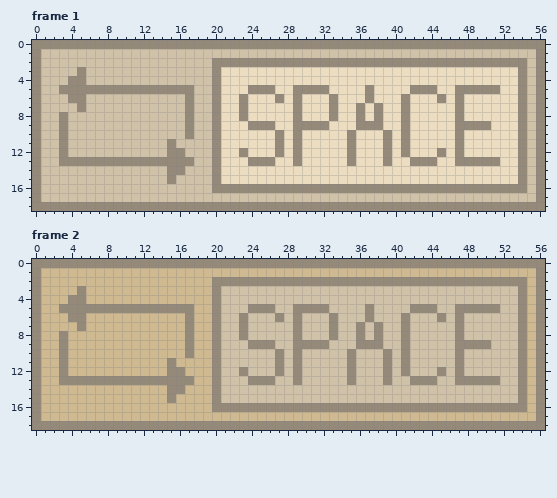
Two versions of one pixel-art file, image file/ui/deploy/deploy_button_space.aseprite. This is how it looked before the edit.
57x19 pixels, 2 frames. Shown: frame 1, frame 2.
Once edited:
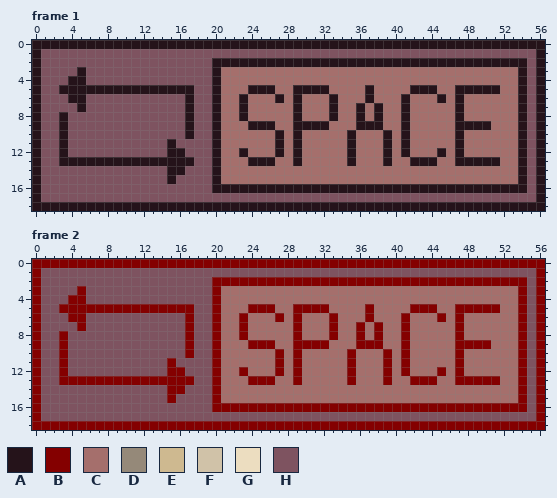
Palette (. is transparent): A #25131a  B #840000  C #a56f6c  D #958979  E #ceb990  F #d0c2a8  G #ecddc0  H #7e5360
Edits made:
--- frame 1
@@ x 0..56 @@
- 0 DDDDDDDDDDDDDDDDDDDDDDDDDDDDDDDDDDDDDDDDDDDDDDDDDDDDDDDDD
- 1 DFFFFFFFFFFFFFFFFFFFFFFFFFFFFFFFFFFFFFFFFFFFFFFFFFFFFFFFD
- 2 DFFFFFFFFFFFFFFFFFFFDDDDDDDDDDDDDDDDDDDDDDDDDDDDDDDDDDDFD
- 3 DFFFFDFFFFFFFFFFFFFFDGGGGGGGGGGGGGGGGGGGGGGGGGGGGGGGGGDFD
- 4 DFFFDDFFFFFFFFFFFFFFDGGGGGGGGGGGGGGGGGGGGGGGGGGGGGGGGGDFD
- 5 DFFDDDDDDDDDDDDDDDFFDGGGDDDGGDDDDGGGGDGGGGDDDGGDDDDDGGDFD
- 6 DFFFDDFFFFFFFFFFFDFFDGGDGGGDGDGGGDGGGDGGGDGGGDGDGGGGGGDFD
- 7 DFFFFDFFFFFFFFFFFDFFDGGDGGGGGDGGGDGGDGDGGDGGGGGDGGGGGGDFD
- 8 DFFDFFFFFFFFFFFFFDFFDGGDGGGGGDGGGDGGDGDGGDGGGGGDGGGGGGDFD
- 9 DFFDFFFFFFFFFFFFFDFFDGGGDDDGGDDDDGGGDDDGGDGGGGGDDDDGGGDFD
-10 DFFDFFFFFFFFFFFFFDFFDGGGGGGDGDGGGGGDGGGDGDGGGGGDGGGGGGDFD
-11 DFFDFFFFFFFFFFFDFFFFDGGGGGGDGDGGGGGDGGGDGDGGGGGDGGGGGGDFD
-12 DFFDFFFFFFFFFFFDDFFFDGGDGGGDGDGGGGGDGGGDGDGGGDGDGGGGGGDFD
-13 DFFDDDDDDDDDDDDDDDFFDGGGDDDGGDGGGGGDGGGDGGDDDGGDDDDDGGDFD
-14 DFFFFFFFFFFFFFFDDFFFDGGGGGGGGGGGGGGGGGGGGGGGGGGGGGGGGGDFD
-15 DFFFFFFFFFFFFFFDFFFFDGGGGGGGGGGGGGGGGGGGGGGGGGGGGGGGGGDFD
-16 DFFFFFFFFFFFFFFFFFFFDDDDDDDDDDDDDDDDDDDDDDDDDDDDDDDDDDDFD
-17 DFFFFFFFFFFFFFFFFFFFFFFFFFFFFFFFFFFFFFFFFFFFFFFFFFFFFFFFD
-18 DDDDDDDDDDDDDDDDDDDDDDDDDDDDDDDDDDDDDDDDDDDDDDDDDDDDDDDDD
+ 0 AAAAAAAAAAAAAAAAAAAAAAAAAAAAAAAAAAAAAAAAAAAAAAAAAAAAAAAAA
+ 1 AHHHHHHHHHHHHHHHHHHHHHHHHHHHHHHHHHHHHHHHHHHHHHHHHHHHHHHHA
+ 2 AHHHHHHHHHHHHHHHHHHHAAAAAAAAAAAAAAAAAAAAAAAAAAAAAAAAAAAHA
+ 3 AHHHHAHHHHHHHHHHHHHHACCCCCCCCCCCCCCCCCCCCCCCCCCCCCCCCCAHA
+ 4 AHHHAAHHHHHHHHHHHHHHACCCCCCCCCCCCCCCCCCCCCCCCCCCCCCCCCAHA
+ 5 AHHAAAAAAAAAAAAAAAHHACCCAAACCAAAACCCCACCCCAAACCAAAAACCAHA
+ 6 AHHHAAHHHHHHHHHHHAHHACCACCCACACCCACCCACCCACCCACACCCCCCAHA
+ 7 AHHHHAHHHHHHHHHHHAHHACCACCCCCACCCACCACACCACCCCCACCCCCCAHA
+ 8 AHHAHHHHHHHHHHHHHAHHACCACCCCCACCCACCACACCACCCCCACCCCCCAHA
+ 9 AHHAHHHHHHHHHHHHHAHHACCCAAACCAAAACCCAAACCACCCCCAAAACCCAHA
+10 AHHAHHHHHHHHHHHHHAHHACCCCCCACACCCCCACCCACACCCCCACCCCCCAHA
+11 AHHAHHHHHHHHHHHAHHHHACCCCCCACACCCCCACCCACACCCCCACCCCCCAHA
+12 AHHAHHHHHHHHHHHAAHHHACCACCCACACCCCCACCCACACCCACACCCCCCAHA
+13 AHHAAAAAAAAAAAAAAAHHACCCAAACCACCCCCACCCACCAAACCAAAAACCAHA
+14 AHHHHHHHHHHHHHHAAHHHACCCCCCCCCCCCCCCCCCCCCCCCCCCCCCCCCAHA
+15 AHHHHHHHHHHHHHHAHHHHACCCCCCCCCCCCCCCCCCCCCCCCCCCCCCCCCAHA
+16 AHHHHHHHHHHHHHHHHHHHAAAAAAAAAAAAAAAAAAAAAAAAAAAAAAAAAAAHA
+17 AHHHHHHHHHHHHHHHHHHHHHHHHHHHHHHHHHHHHHHHHHHHHHHHHHHHHHHHA
+18 AAAAAAAAAAAAAAAAAAAAAAAAAAAAAAAAAAAAAAAAAAAAAAAAAAAAAAAAA
--- frame 2
@@ x 0..56 @@
- 0 DDDDDDDDDDDDDDDDDDDDDDDDDDDDDDDDDDDDDDDDDDDDDDDDDDDDDDDDD
- 1 DEEEEEEEEEEEEEEEEEEEEEEEEEEEEEEEEEEEEEEEEEEEEEEEEEEEEEEED
- 2 DEEEEEEEEEEEEEEEEEEEDDDDDDDDDDDDDDDDDDDDDDDDDDDDDDDDDDDED
- 3 DEEEEDEEEEEEEEEEEEEEDFFFFFFFFFFFFFFFFFFFFFFFFFFFFFFFFFDED
- 4 DEEEDDEEEEEEEEEEEEEEDFFFFFFFFFFFFFFFFFFFFFFFFFFFFFFFFFDED
- 5 DEEDDDDDDDDDDDDDDDEEDFFFDDDFFDDDDFFFFDFFFFDDDFFDDDDDFFDED
- 6 DEEEDDEEEEEEEEEEEDEEDFFDFFFDFDFFFDFFFDFFFDFFFDFDFFFFFFDED
- 7 DEEEEDEEEEEEEEEEEDEEDFFDFFFFFDFFFDFFDFDFFDFFFFFDFFFFFFDED
- 8 DEEDEEEEEEEEEEEEEDEEDFFDFFFFFDFFFDFFDFDFFDFFFFFDFFFFFFDED
- 9 DEEDEEEEEEEEEEEEEDEEDFFFDDDFFDDDDFFFDDDFFDFFFFFDDDDFFFDED
-10 DEEDEEEEEEEEEEEEEDEEDFFFFFFDFDFFFFFDFFFDFDFFFFFDFFFFFFDED
-11 DEEDEEEEEEEEEEEDEEEEDFFFFFFDFDFFFFFDFFFDFDFFFFFDFFFFFFDED
-12 DEEDEEEEEEEEEEEDDEEEDFFDFFFDFDFFFFFDFFFDFDFFFDFDFFFFFFDED
-13 DEEDDDDDDDDDDDDDDDEEDFFFDDDFFDFFFFFDFFFDFFDDDFFDDDDDFFDED
-14 DEEEEEEEEEEEEEEDDEEEDFFFFFFFFFFFFFFFFFFFFFFFFFFFFFFFFFDED
-15 DEEEEEEEEEEEEEEDEEEEDFFFFFFFFFFFFFFFFFFFFFFFFFFFFFFFFFDED
-16 DEEEEEEEEEEEEEEEEEEEDDDDDDDDDDDDDDDDDDDDDDDDDDDDDDDDDDDED
-17 DEEEEEEEEEEEEEEEEEEEEEEEEEEEEEEEEEEEEEEEEEEEEEEEEEEEEEEED
-18 DDDDDDDDDDDDDDDDDDDDDDDDDDDDDDDDDDDDDDDDDDDDDDDDDDDDDDDDD
+ 0 BBBBBBBBBBBBBBBBBBBBBBBBBBBBBBBBBBBBBBBBBBBBBBBBBBBBBBBBB
+ 1 BHHHHHHHHHHHHHHHHHHHHHHHHHHHHHHHHHHHHHHHHHHHHHHHHHHHHHHHB
+ 2 BHHHHHHHHHHHHHHHHHHHBBBBBBBBBBBBBBBBBBBBBBBBBBBBBBBBBBBHB
+ 3 BHHHHBHHHHHHHHHHHHHHBCCCCCCCCCCCCCCCCCCCCCCCCCCCCCCCCCBHB
+ 4 BHHHBBHHHHHHHHHHHHHHBCCCCCCCCCCCCCCCCCCCCCCCCCCCCCCCCCBHB
+ 5 BHHBBBBBBBBBBBBBBBHHBCCCBBBCCBBBBCCCCBCCCCBBBCCBBBBBCCBHB
+ 6 BHHHBBHHHHHHHHHHHBHHBCCBCCCBCBCCCBCCCBCCCBCCCBCBCCCCCCBHB
+ 7 BHHHHBHHHHHHHHHHHBHHBCCBCCCCCBCCCBCCBCBCCBCCCCCBCCCCCCBHB
+ 8 BHHBHHHHHHHHHHHHHBHHBCCBCCCCCBCCCBCCBCBCCBCCCCCBCCCCCCBHB
+ 9 BHHBHHHHHHHHHHHHHBHHBCCCBBBCCBBBBCCCBBBCCBCCCCCBBBBCCCBHB
+10 BHHBHHHHHHHHHHHHHBHHBCCCCCCBCBCCCCCBCCCBCBCCCCCBCCCCCCBHB
+11 BHHBHHHHHHHHHHHBHHHHBCCCCCCBCBCCCCCBCCCBCBCCCCCBCCCCCCBHB
+12 BHHBHHHHHHHHHHHBBHHHBCCBCCCBCBCCCCCBCCCBCBCCCBCBCCCCCCBHB
+13 BHHBBBBBBBBBBBBBBBHHBCCCBBBCCBCCCCCBCCCBCCBBBCCBBBBBCCBHB
+14 BHHHHHHHHHHHHHHBBHHHBCCCCCCCCCCCCCCCCCCCCCCCCCCCCCCCCCBHB
+15 BHHHHHHHHHHHHHHBHHHHBCCCCCCCCCCCCCCCCCCCCCCCCCCCCCCCCCBHB
+16 BHHHHHHHHHHHHHHHHHHHBBBBBBBBBBBBBBBBBBBBBBBBBBBBBBBBBBBHB
+17 BHHHHHHHHHHHHHHHHHHHHHHHHHHHHHHHHHHHHHHHHHHHHHHHHHHHHHHHB
+18 BBBBBBBBBBBBBBBBBBBBBBBBBBBBBBBBBBBBBBBBBBBBBBBBBBBBBBBBB
